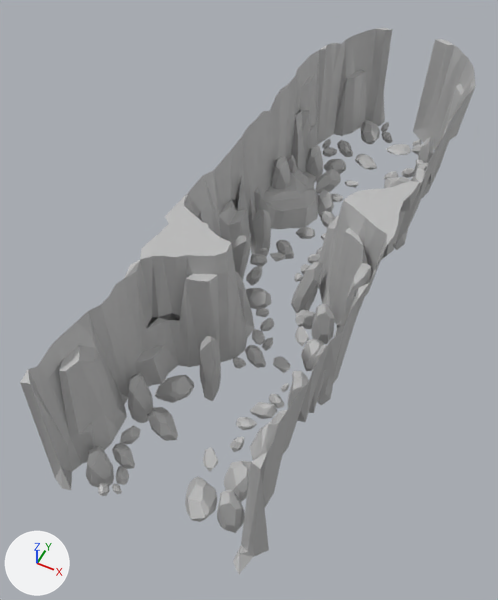
An edit to the FBX model Assets/Model/Stage1/MainStage.fbx, drawn before and after from the same camera.
The view is the same before and after, from a 50 mm lens placed at (-379.0, -1221.0, 526.0), pointed at (-597.0, -784.0, -20.0). Every picture has the same lights, and +X, +Y and +Z are marked at lower left. Where no turn or scale is listed for an object, it has been applied to the vertices.

The scene before the commit, as lines of its bpy script (objects in view):
```python
me_mesh = bpy.data.meshes.new('Mesh')
me_mesh.from_pydata(...)  # 4471 vertices, 8406 faces; spans x -102.0..102.0, y -326.0..326.0, z -92.0..92.0
me_mesh.materials.append(mat_lambert1)  # grey #bcbcbc
ob_mainstage = bpy.data.objects.new('MainStage', me_mesh)
ob_mainstage.location = (-565.0, -721.0, 18.0)
```
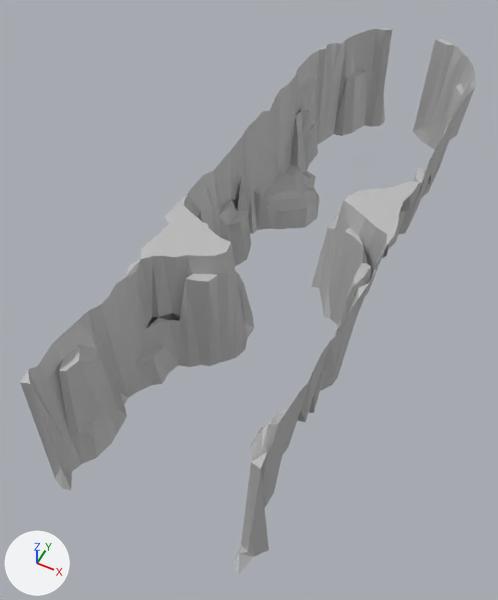
Where the newer file only moved an object's origin or applied its transform, the numbers keep the older frame.

Pixel boxes (x1, y1, x2, y2) of what changed, in the pictures (498 x 600 px):
part 1 of me_mesh, deleted: before (86, 120, 433, 533)
part 2 of me_mesh, cut back: before (236, 294, 266, 368); after (236, 294, 247, 357)

Edits to the bpy script that builds the scene:
```text
Change me_mesh:
    used by ob_mainstage; location = (-565.0, -721.0, 18.0)
    remove me_mesh.from_pydata(...)  # 4471 vertices, 8406 faces; spans x -102.0..102.0, y -326.0..326.0, z -92.0..92.0
    add me_mesh.from_pydata(...)  # 556 vertices, 892 faces; spans x -102.0..102.0, y -326.0..326.0, z -40.0..92.0
    me_mesh part 1: 78 loose pieces with 3868 vertices, spanning x -84.0..87.0, y -317.0..311.0, z -92.0..36.0, are deleted
    me_mesh part 2
    47 vertices are removed from x -7.0..17.0, y -132.0..-114.0, z -52.0..-31.0
    92 faces are deleted
    2 new faces join them
```
